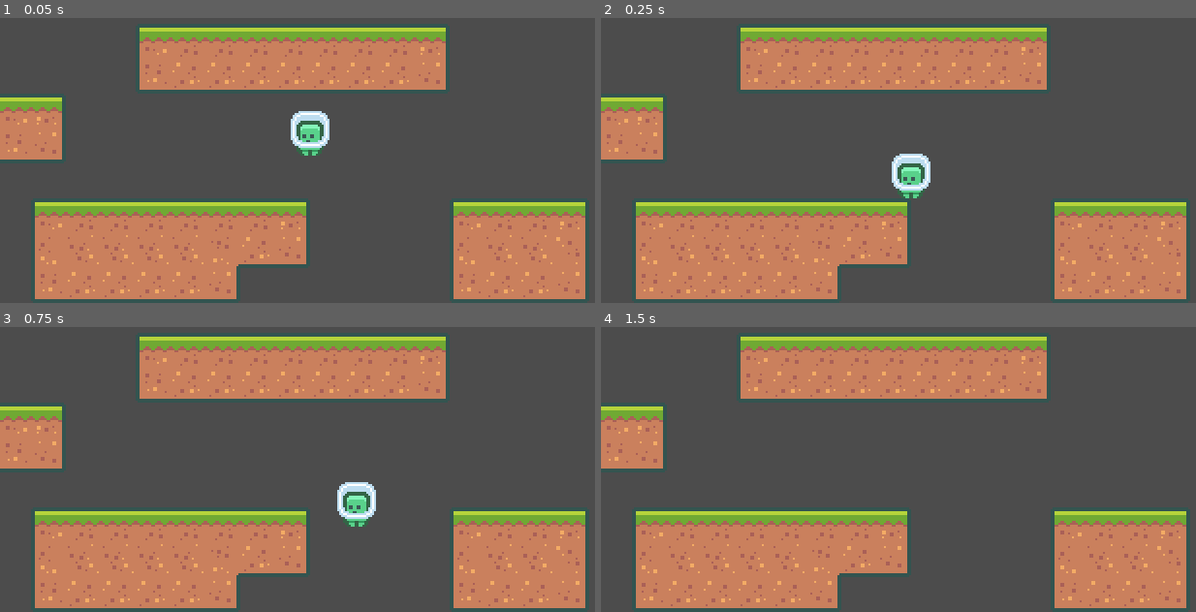
Above: before the commit, frames 1-4 (two rows, left to right).
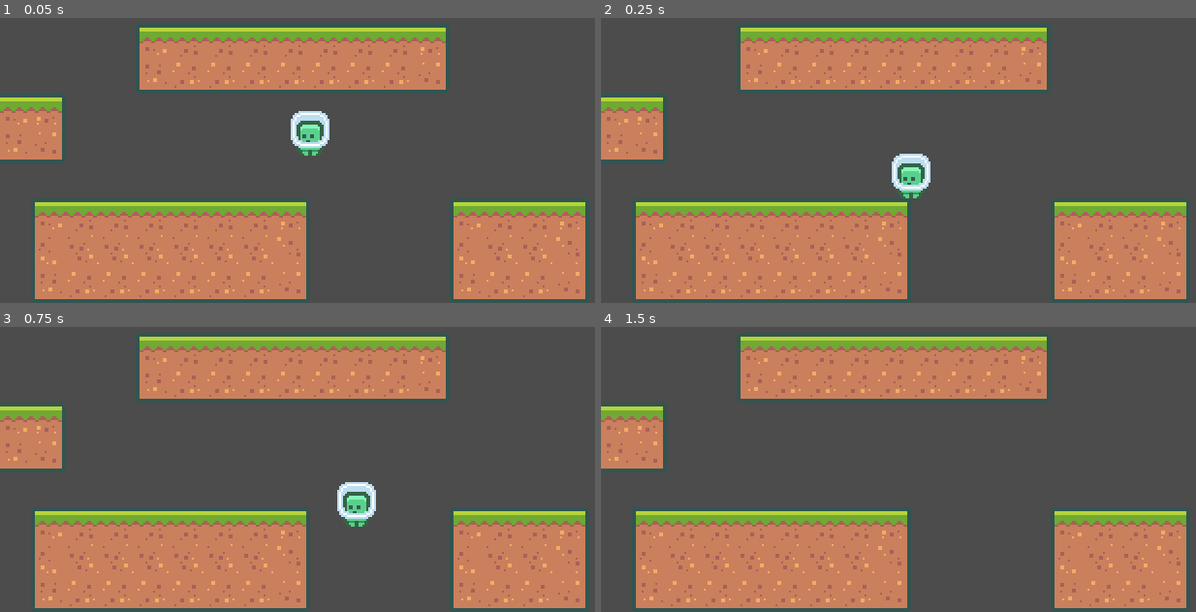
Above: after the commit, the same moments.

Repository: CodingVirus/Godot-Second-Game
Game: Godot game, scene res://scenes/Main.tscn
Two runs of this game, one before a commit and one after it. Both use one fixed random seed, a clock stepped at 60 frames per second and the inputs below.
Inputs:
- Up to frame 1 (0.05 s): no input
- Up to frame 2 (0.25 s): no input
- Up to frame 3 (0.75 s): tap Enter at 0.5 s; hold D (move_right) from 0.53 s (still down)
- Up to frame 4 (1.5 s): keep holding D (move_right); tap W (jump) at 0.77 s; tap Space at 1.25 s

The runs differ from the first frame. In frame 1, 2.0% of the frame differs, in the area x 34-53%, y 76-100%; in frame 2, 2.0%; in frame 3, 2.0%; in frame 4, 2.0%.

Commit message:
Update Main.tscn

Diff:
--- a/scenes/Main.tscn
+++ b/scenes/Main.tscn
@@ -10,7 +10,7 @@
 tile_set = ExtResource( 1 )
 cell_size = Vector2( 18, 18 )
 format = 1
-tile_data = PoolIntArray( -131077, 1, 0, -131076, 1, 1, -131 …(561 unchanged characters)…  1, 65537, 262140, 1, 65537, 262141, 1, 3, 262142, 1, 131073, 262143, 1, 131074, 196612, 1, 65536, 196613, 1, 65537, 196614, 1, 65537, 196615, 1, 65538, 327672, 1, 131072, 327673, 1, 131073, 327674, 1, 131073, 327675, 1, 131073, 327676, 1, 131073, 327677, 1, 131074, 262148, 1, 131072, 262149, 1, 131073, 262150, 1, 131073, 262151, 1, 131074 )
+tile_data = PoolIntArray( -131077, 1, 0, -131076, 1, 1, -131 …(561 unchanged characters)…  1, 65537, 262140, 1, 65537, 262141, 1, 65537, 262142, 1, 65537, 262143, 1, 65538, 196612, 1, 65536, 196613, 1, 65537, 196614, 1, 65537, 196615, 1, 65538, 327672, 1, 131072, 327673, 1, 131073, 327674, 1, 131073, 327675, 1, 131073, 327676, 1, 131073, 327677, 1, 131073, 327678, 1, 131073, 327679, 1, 131074, 262148, 1, 131072, 262149, 1, 131073, 262150, 1, 131073, 262151, 1, 131074 )
 
 [node name="Player" parent="." instance=ExtResource( 2 )]
 
